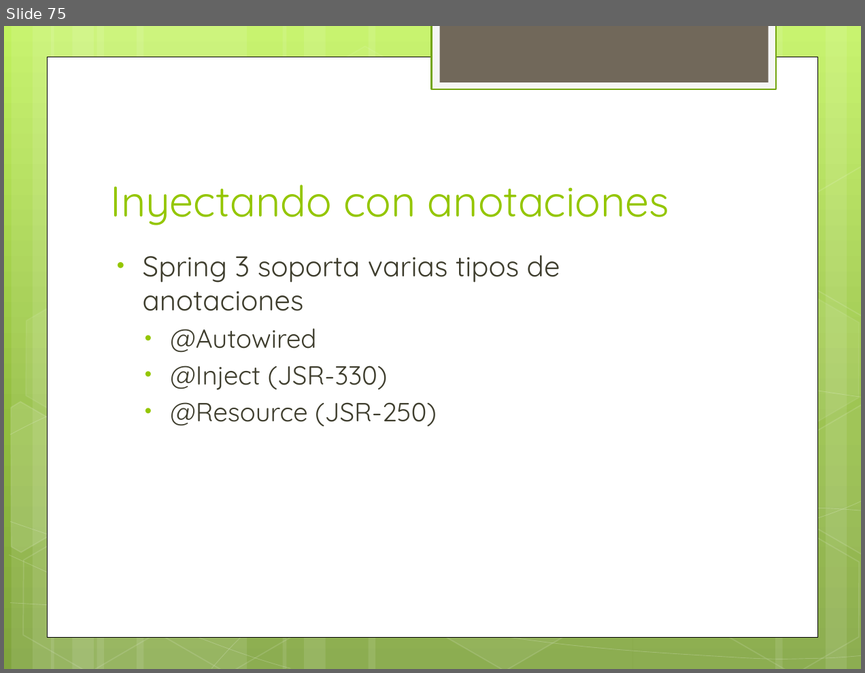
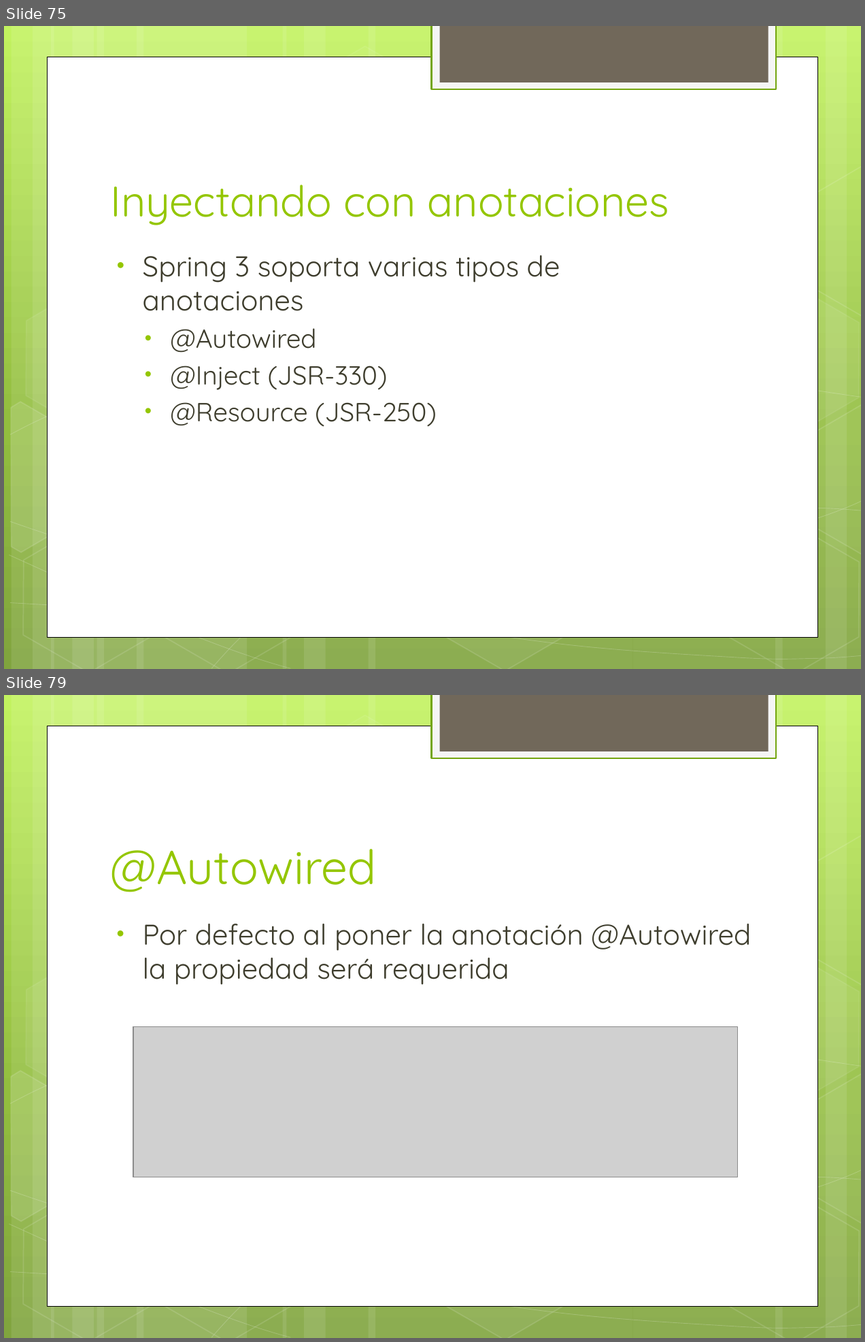
Before and after one commit to jdmr/CursoSpring, a slide deck: Presentation1.pptx. Shown one above the other, each under a label of ours: slide 75 before the commit, slides 75 and 79 after it; the slides between them are not shown. The pictures are 865x673 and 865x1342 pixels, drawn with LibreOffice and Linux fonts; fonts in the diff are those of the drawing; grey boxes stand for pictures. Boxes give left, top, right and bottom in pixels: in the first picture for what was removed or moved away, otherwise in the second. Text is boxed around its words. In the diff, an @@ line names an element or a change of style, - is before the commit and + after.

```diff
--- a/Presentation1.pptx
+++ b/Presentation1.pptx
@@ slide 79 added at <box>4,695,861,1338</box>, background gradient #C3F35F to #93BF3F to #81A53E; not listed: 31 template elements that a slide beside it also shows @@
@@ title added at <box>110,849,376,892</box>, 40 pt, text #94C600 @@
+@Autowired
@@ text added at <box>143,923,751,985</box>, 24 pt, text #3E3D2D @@
+• Por defecto al poner la anotación @Autowired la propiedad será requerida
@@ picture added at <box>133,1027,738,1176</box> @@
```
Also in this commit, not shown: 49 other slides added.
